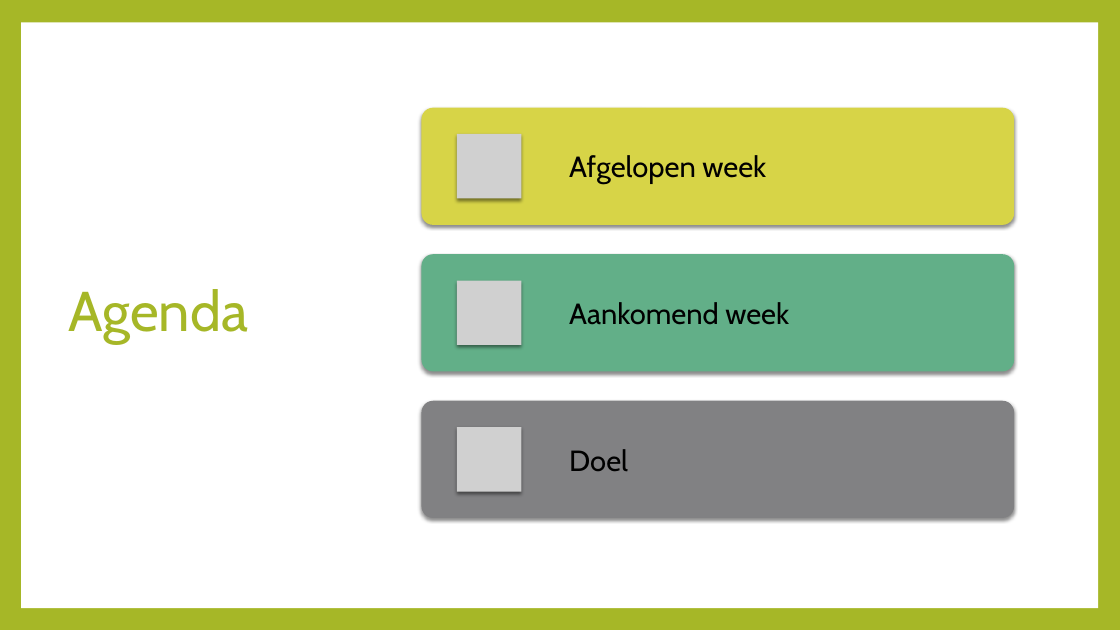
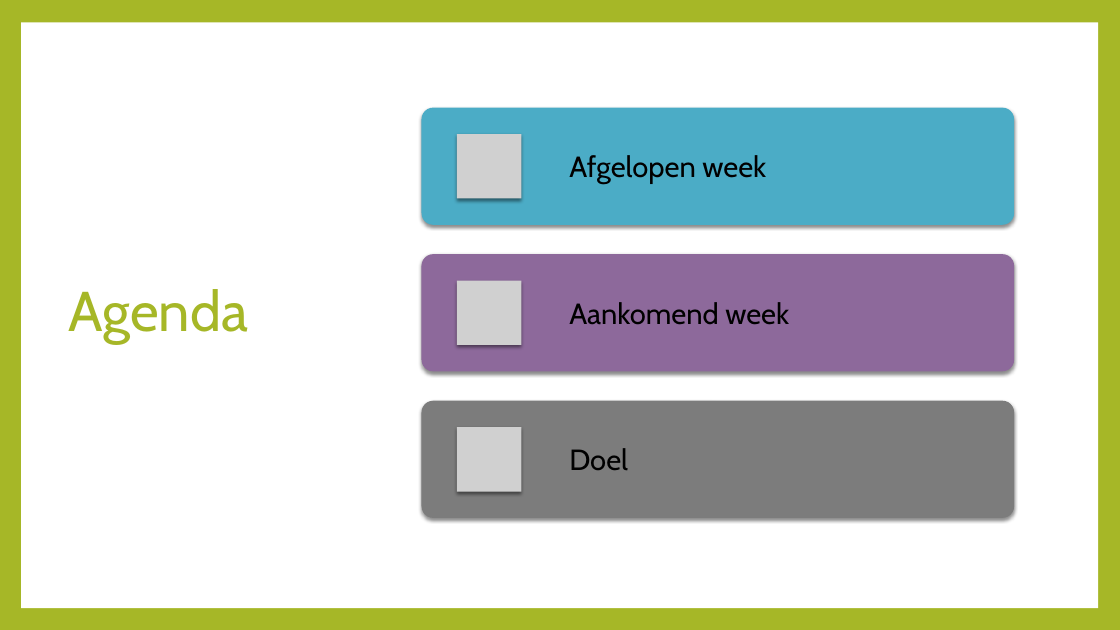
Before and after one commit to Janlorie/DataScienceMinor, a slide deck: slide 2 of Resources/Presentations/2018.09.10 CBS Presentatie.pptx. Drawn at 1120x630 pixels with LibreOffice and Linux fonts; fonts in the diff are those of the drawing; grey boxes stand for pictures. Boxes give left, top, right and bottom in pixels: in the first picture for what was removed or moved away, otherwise in the second. Text is boxed around its words. In the diff, an @@ line names an element or a change of style, - is before the commit and + after.

```diff
--- a/Resources/Presentations/2018.09.10 CBS Presentatie.pptx
+++ b/Resources/Presentations/2018.09.10 CBS Presentatie.pptx
@@ rounded rectangle at (x1=422, y1=108, x2=1015, y2=225): fill #D7D447 to #4BACC6 @@
@@ text "Afgelopen week" at (x1=569, y1=155, x2=766, y2=184): less space between paragraphs @@
@@ rounded rectangle at (x1=422, y1=255, x2=1015, y2=372): fill #62AF88 to #8D699B @@
@@ text "Aankomend week" at (x1=569, y1=302, x2=789, y2=325): less space between paragraphs @@
```
Also in this commit, not shown: 4 other slides changed, 5 other files.
